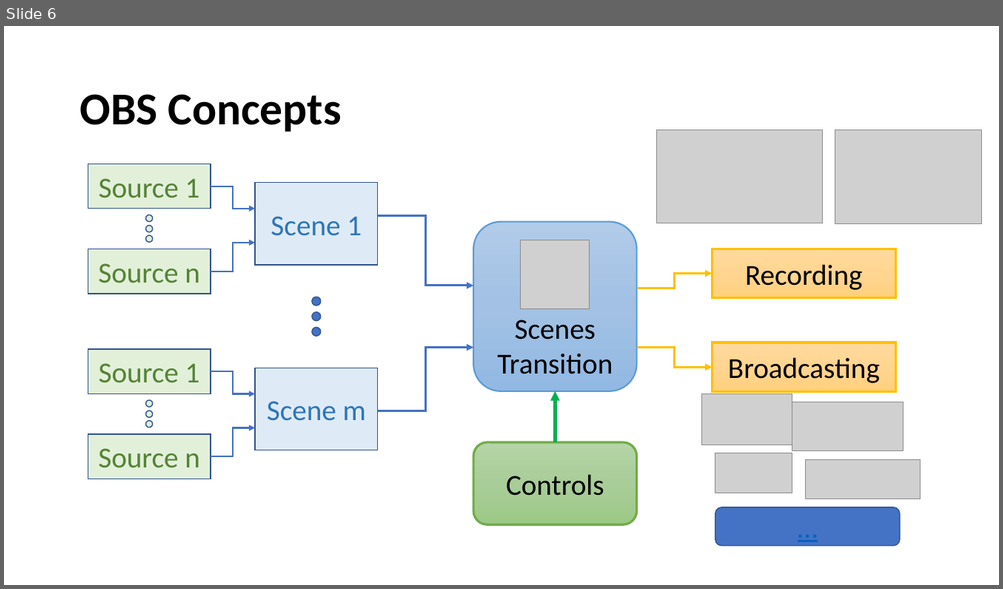
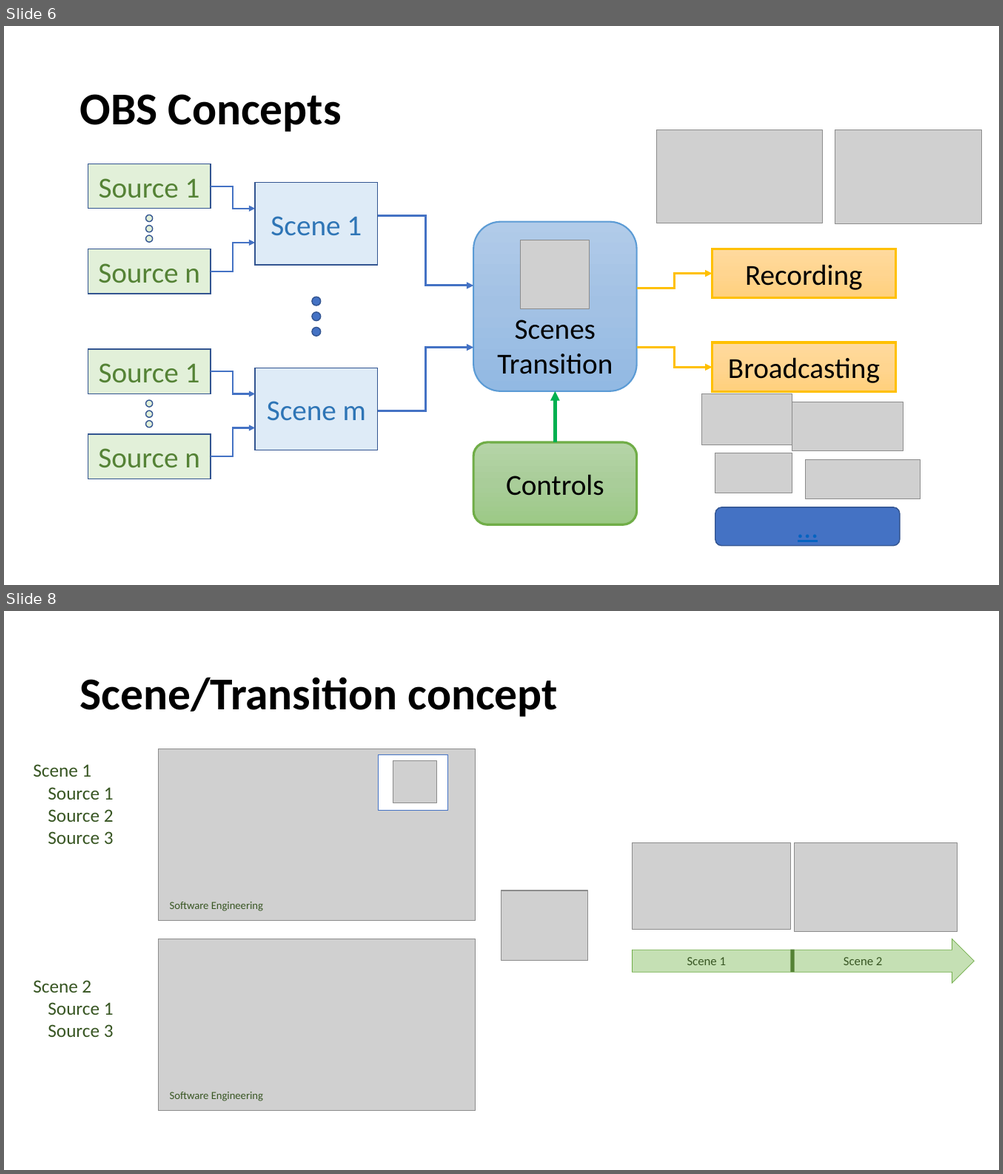
Before and after one commit to engedu/OBS-Training, a slide deck: OBS Training.pptx. Shown one above the other, each under a label of ours: slide 6 before the commit, slides 6 and 8 after it; the slides between them are not shown. The pictures are 1003x589 and 1003x1174 pixels, drawn with LibreOffice and Linux fonts; fonts in the diff are those of the drawing; grey boxes stand for pictures. Boxes give left, top, right and bottom in pixels: in the first picture for what was removed or moved away, otherwise in the second. Text is boxed around its words. In the diff, an @@ line names an element or a change of style, - is before the commit and + after.

```diff
--- a/OBS Training.pptx
+++ b/OBS Training.pptx
@@ slide 8 added at (4,611,999,1170), background #FFFFFF @@
@@ title added at (79,677,558,717), 44 pt, text #000000, bold @@
+Scene/Transition concept
@@ text added at (33,764,114,844), 18 pt, text #385723 @@
+Scene 1
+  Source 1
+  Source 2
+  Source 3
@@ picture added at (632,843,791,930) @@
@@ picture added at (794,843,957,932) @@
@@ picture added at (502,891,588,961) @@
@@ group added at (159,749,475,920): 2 pictures, 1 rectangle, 1 text @@
+Software Engineering
@@ picture added at (159,940,475,1111) @@
@@ right arrow added at (632,940,974,983), fill #C5E0B4, outline #70AD47 0.5 pt @@
@@ text added at (687,957,726,965), 12 pt, text #385723 @@
+Scene 1
@@ rectangle added at (791,950,794,972), fill #548235 @@
@@ text added at (843,957,882,965), 12 pt, text #385723 @@
+Scene 2
@@ text added at (33,980,114,1037), 18 pt, text #385723 @@
+Scene 2
+  Source 1
+  Source 3
@@ text added at (170,1092,263,1102), 10.5 pt, text #385723 @@
+Software Engineering
```
Also in this commit, not shown: 1 slide changed, 1 other slide added, 1 slide removed.
